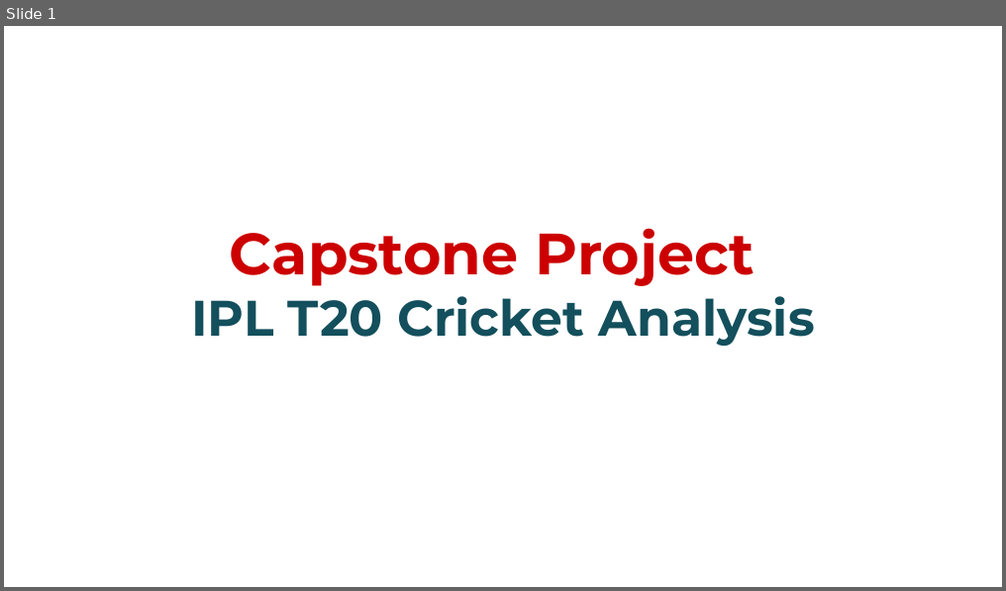
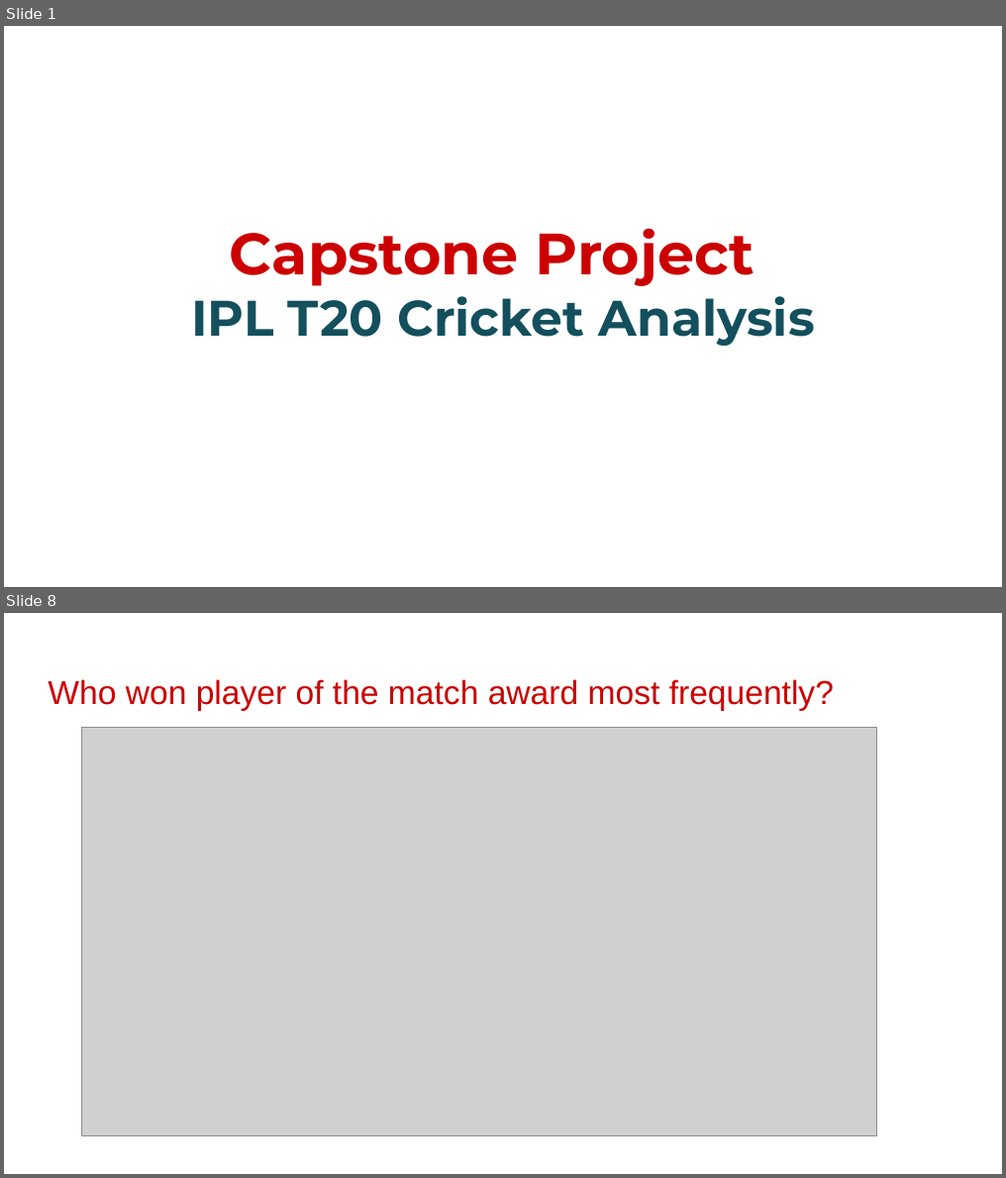
Before and after one commit to Pradip240/IPL-T20-Cricket-Analysis, a slide deck: CapstoneProjectPresentation.pptx. Shown one above the other, each under a label of ours: slide 1 before the commit, slides 1 and 8 after it; the slides between them are not shown. The pictures are 1006x591 and 1006x1178 pixels, drawn with LibreOffice and Linux fonts; fonts in the diff are those of the drawing; grey boxes stand for pictures; background and template pictures are left out. Boxes give left, top, right and bottom in pixels: in the first picture for what was removed or moved away, otherwise in the second. Text is boxed around its words. In the diff, an @@ line names an element or a change of style, - is before the commit and + after.

```diff
--- a/CapstoneProjectPresentation.pptx
+++ b/CapstoneProjectPresentation.pptx
@@ slide 8 added at (4,613,1002,1174), background #FFFFFF @@
@@ title added at (48,679,834,711), 24 pt, text #CC0000 @@
+Who won player of the match award most frequently?
@@ picture added at (82,727,877,1136) @@
```
Also in this commit, not shown: 11 other slides added.
